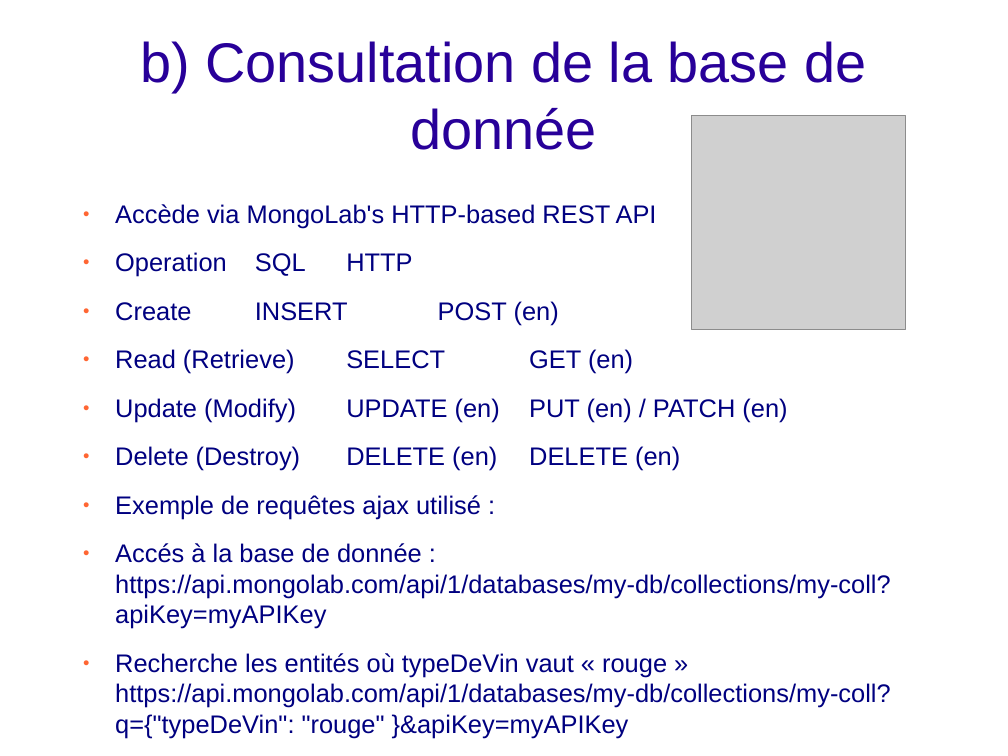
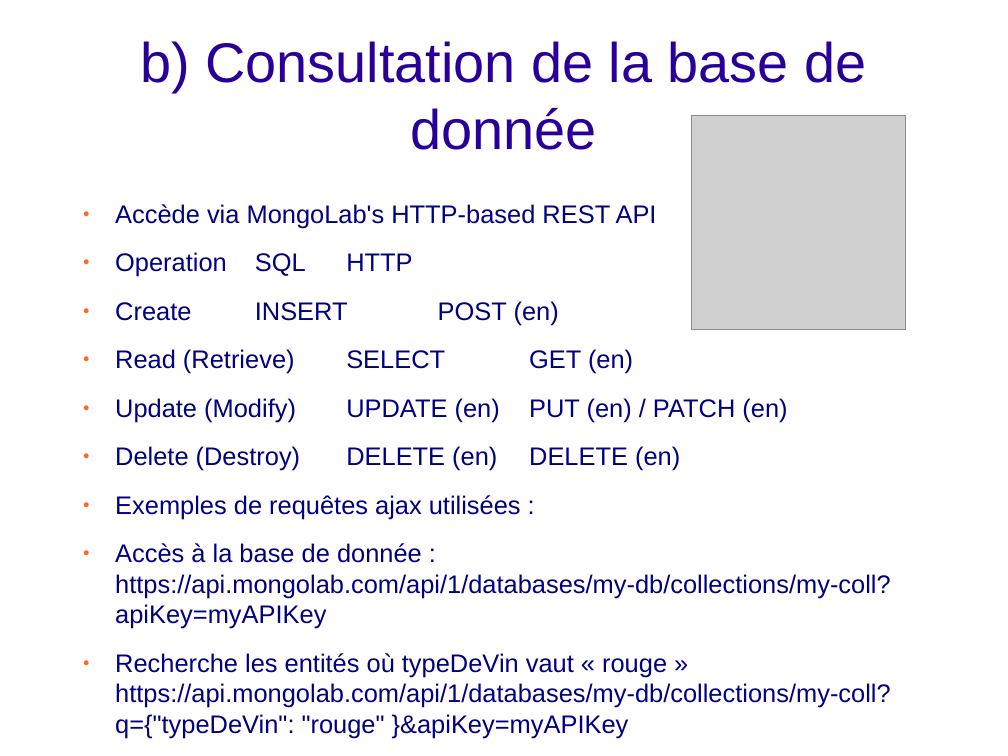
Before and after one commit to bigoud/e-cave, a slide deck: slide 14 of Presentation.odp. Drawn at 1008x756 pixels with LibreOffice and Linux fonts; fonts in the diff are those of the drawing; grey boxes stand for pictures; background and template pictures are left out. Boxes give left, top, right and bottom in pixels: in the first picture for what was removed or moved away, otherwise in the second. Text is boxed around its words. In the diff, an @@ line names an element or a change of style, - is before the commit and + after.

```diff
--- a/Presentation.odp
+++ b/Presentation.odp
@@ text at [115, 495, 891, 629]: text changed @@
-● Exemple de requêtes ajax utilisé :
-● Accés à la base de donnée : https://api.mongolab.com/api/1/databases/my-db/collections/my-coll?apiKey=myAPIKey
+● Exemples de requêtes ajax utilisées :
+● Accès à la base de donnée : https://api.mongolab.com/api/1/databases/my-db/collections/my-coll?apiKey=myAPIKey
```
Also in this commit, not shown: 11 other slides changed, 2 other files.
